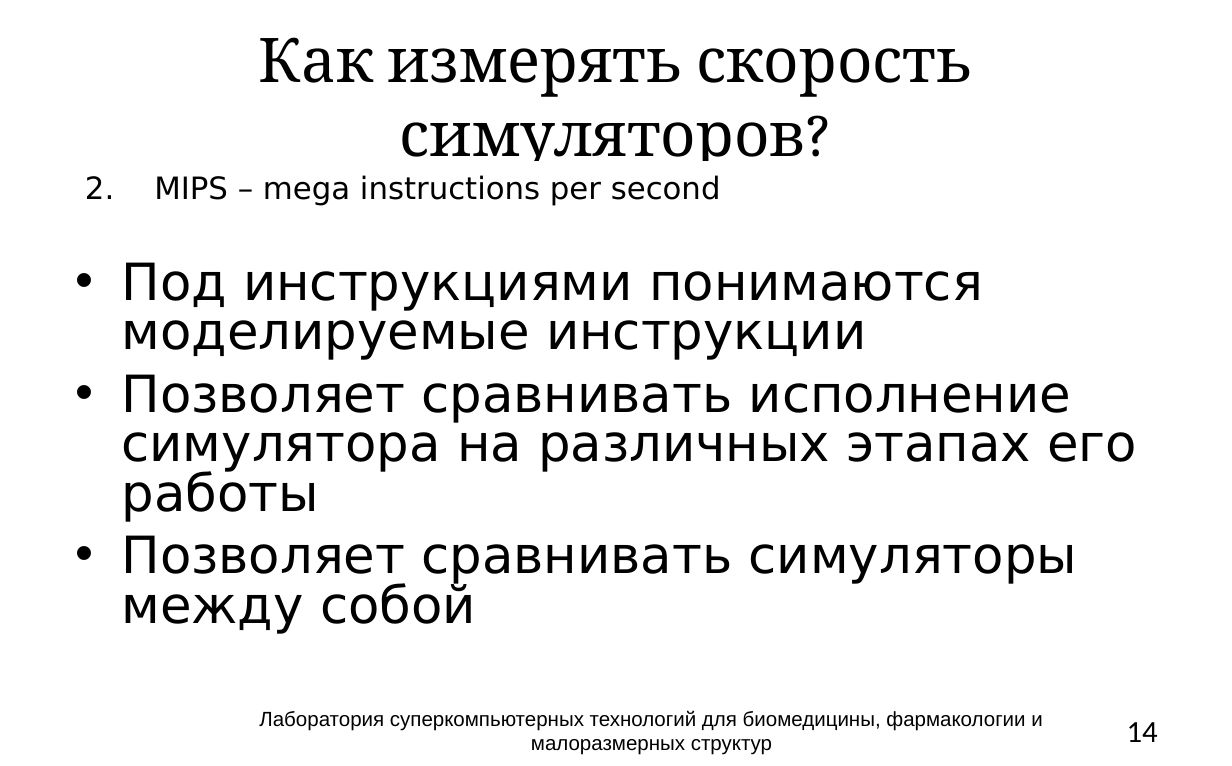
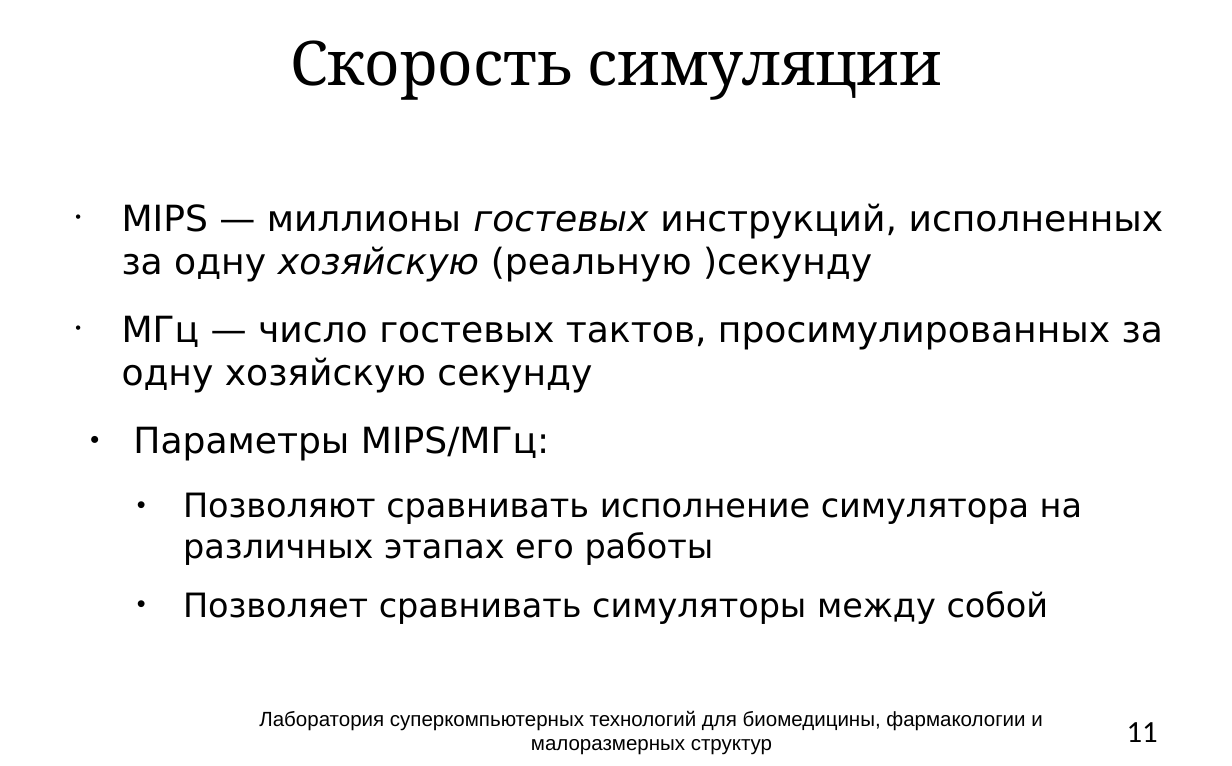
Before and after one commit to atakua/simlectures-archive, a slide deck: slide 11 of lecture02-what-to-simulate/lecture02-common-questions.pptx (slide 14 before the commit). Drawn at 1232x766 pixels with LibreOffice and Linux fonts; fonts in the diff are those of the drawing; background and template pictures are left out. Boxes give left, top, right and bottom in pixels: in the first picture for what was removed or moved away, otherwise in the second. Text is boxed around its words. In the diff, an @@ line names an element or a change of style, - is before the commit and + after.

```diff
--- a/lecture02-what-to-simulate/lecture02-common-questions.pptx
+++ b/lecture02-what-to-simulate/lecture02-common-questions.pptx
@@ title at (x1=290, y1=40, x2=942, y2=100): text changed @@
-Как измерять скорость симуляторов?
+Скорость симуляции
@@ text "MIPS — миллионы гостевых инструкций, ..." moved from (x1=122, y1=262, x2=1137, y2=634) to (x1=122, y1=203, x2=1164, y2=624) @@
@@ rectangle removed at (x1=73, y1=163, x2=1170, y2=212) @@
-2. MIPS – mega instructions per second
@@ text at (x1=122, y1=203, x2=1164, y2=565): text changed; size 30 to 21.1 pt @@
-• Под инструкциями понимаются моделируемые инструкции
-• Позволяет сравнивать исполнение симулятора на различных этапах его работы
+• MIPS — миллионы гостевых инструкций, исполненных за одну хозяйскую (реальную )секунду
+• МГц — число гостевых тактов, просимулированных за одну хозяйскую секунду
+● Параметры MIPS/МГц:
+  • Позволяют сравнивать исполнение симулятора на различных этапах его работы
@@ text at (x1=183, y1=591, x2=1049, y2=624): size 30 to 19.6 pt in "Позволяет сравнивать симуляторы между собой"; list level 1 to 2 in "Позволяет сравнивать симуляторы между собой"; line spacing 0.8 to 1 @@
@@ page number at (x1=1127, y1=722, x2=1158, y2=742): text changed @@
-14
+11
```
Also in this commit, not shown: 15 other slides changed, 1 slide added, 4 slides removed, 1 other file.
